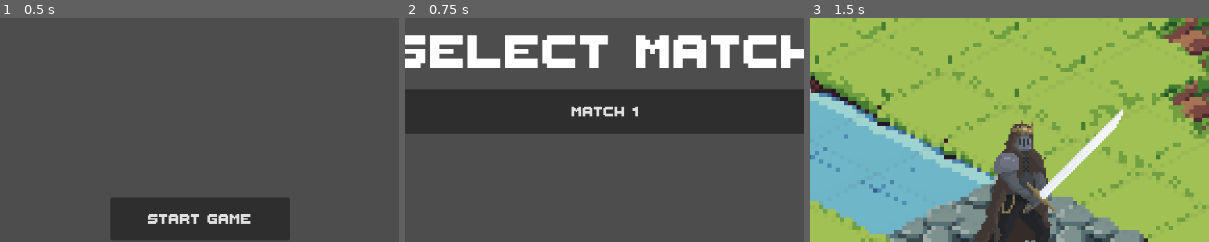
Above: before the commit, frames 1-3 (left to right).
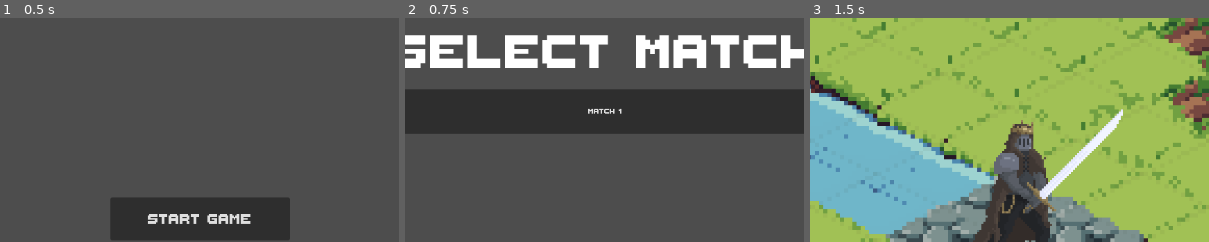
Above: after the commit, the same moments.

Repository: agh-cs-imbeciles/heralds-of-war
Game: Godot game, scene res://scenes/ui/menu/menu.tscn
The game is run twice, just before and just after one commit, with the same random seed, the same clock (stepped at 60 frames per second) and the same inputs.
Inputs:
- Up to frame 1 (0.5 s): no input
- Up to frame 2 (0.75 s): click "START GAME" at 0.5 s
- Up to frame 3 (1.5 s): click "Match 1" at 1.25 s
The pictures show only the part of the screen within x 25-75%, y 0-50%; the shares and areas given below are measured in that part.

Frame 1 is identical in both runs. In frame 2, 0.5% of the frame differs, in the area x 41-59%, y 39-45%; in frame 3, nothing differs.

Commit message:
Add requested changes

Diff:
--- a/scenes/ui/menu/abstract/abstract_scene_list.tscn
+++ /dev/null
@@ -1,12 +0,0 @@
-[gd_scene load_steps=2 format=3 uid="uid://dyjryy18g01n"]
-
-[ext_resource type="Script" uid="uid://cvovphjg3upnt" path="res://src/ui/menu/abstract/abstract_scene_list.gd" id="1_jnpp0"]
-
-[node name="AbstractSceneList" type="Control"]
-layout_mode = 3
-anchors_preset = 15
-anchor_right = 1.0
-anchor_bottom = 1.0
-grow_horizontal = 2
-grow_vertical = 2
-script = ExtResource("1_jnpp0")
--- a/scenes/ui/menu/match_select.tscn
+++ b/scenes/ui/menu/match_select.tscn
@@ -1,8 +1,8 @@
 [gd_scene load_steps=5 format=3 uid="uid://chotpswhlkwwg"]
 
 [ext_resource type="Theme" uid="uid://b0yl85gha4apv" path="res://themes/main_theme.tres" id="1_7w82d"]
-[ext_resource type="Script" uid="uid://c3y3kh2a56us8" path="res://src/ui/menu/label.gd" id="2_7w82d"]
-[ext_resource type="Script" uid="uid://du7535hla0xg6" path="res://src/ui/menu/match_select/match_select_button_vbox.gd" id="3_c1f42"]
+[ext_resource type="Script" uid="uid://c3y3kh2a56us8" path="res://src/ui/label.gd" id="2_7w82d"]
+[ext_resource type="Script" uid="uid://du7535hla0xg6" path="res://src/ui/menu/match_select/scene_list/match_select_button_vbox.gd" id="3_c1f42"]
 [ext_resource type="PackedScene" uid="uid://bp0h3drudi8ii" path="res://scenes/ui/menu/match_select/single_match_entry.tscn" id="4_75vmi"]
 
 [node name="MatchSelect" type="Control"]
--- a/scenes/ui/menu/match_select/single_match_entry.tscn
+++ b/scenes/ui/menu/match_select/single_match_entry.tscn
@@ -1,7 +1,7 @@
 [gd_scene load_steps=4 format=3 uid="uid://bp0h3drudi8ii"]
 
 [ext_resource type="Script" uid="uid://yogqn8a608mf" path="res://src/ui/menu/match_select/single_match_entry.gd" id="1_jmxgq"]
-[ext_resource type="Script" uid="uid://cmj15i03jv6b" path="res://src/ui/button/abstract_change_scene_button.gd" id="2_cw6wu"]
+[ext_resource type="Script" uid="uid://cmj15i03jv6b" path="res://src/ui/button/change_scene_button.gd" id="2_cw6wu"]
 [ext_resource type="Theme" uid="uid://b0yl85gha4apv" path="res://themes/main_theme.tres" id="2_od57r"]
 
 [node name="SingleMatchEntry" type="Control"]
@@ -24,7 +24,6 @@
 grow_vertical = 2
 theme = ExtResource("2_od57r")
 script = ExtResource("2_cw6wu")
-font_height_divider = 2.0
 
 [connection signal="property_list_changed" from="." to="." method="_on_property_list_changed"]
 [connection signal="ready" from="." to="." method="_on_ready"]
--- a/scenes/ui/menu/menu.tscn
+++ b/scenes/ui/menu/menu.tscn
@@ -1,8 +1,8 @@
 [gd_scene load_steps=5 format=3 uid="uid://duqxbwqid80mr"]
 
-[ext_resource type="Script" uid="uid://cmj15i03jv6b" path="res://src/ui/button/abstract_change_scene_button.gd" id="2_q18yf"]
+[ext_resource type="Script" uid="uid://cmj15i03jv6b" path="res://src/ui/button/change_scene_button.gd" id="2_q18yf"]
 [ext_resource type="Theme" uid="uid://b0yl85gha4apv" path="res://themes/main_theme.tres" id="2_r4xos"]
-[ext_resource type="Script" uid="uid://db4yufu5pnw23" path="res://src/ui/button/abstract_exit_button.gd" id="3_ldhvw"]
+[ext_resource type="Script" uid="uid://db4yufu5pnw23" path="res://src/ui/button/exit_button.gd" id="3_ldhvw"]
 [ext_resource type="PackedScene" uid="uid://chotpswhlkwwg" path="res://scenes/ui/menu/match_select.tscn" id="3_r4xos"]
 
 [node name="MainMenu" type="Control"]
--- a/src/ui/button/abstract_exit_button.gd
+++ /dev/null
@@ -1,5 +0,0 @@
-class_name AbstractExitButton extends AbstractResizableFontButton
-
-
-func __exit_game() -> void:
-	UiUtils.exit_game(self)
--- a/src/ui/button/abstract_change_scene_button.gd
+++ b/src/ui/button/change_scene_button.gd
@@ -1,4 +1,4 @@
-class_name AbstractChangeSceneButton extends AbstractResizableFontButton
+class_name ChangeSceneButton extends StandardButton
 
 @export var scene_to_change: PackedScene
 
--- /dev/null
+++ b/src/ui/button/exit_button.gd
@@ -0,0 +1,5 @@
+class_name ExitButton extends StandardButton
+
+
+func __exit_game() -> void:
+	UiUtils.exit_game(self)
--- a/src/ui/button/abstract_resizable_font_button.gd
+++ b/src/ui/button/standard_button.gd
@@ -1,4 +1,4 @@
-class_name AbstractResizableFontButton extends Button
+class_name StandardButton extends Button
 
 @export var font_height_divider: float = 4
 
--- a/src/ui/menu/abstract/abstract_scene_list.gd
+++ b/src/ui/menu/match_select/scene_list/abstract_scene_list.gd
@@ -7,10 +7,10 @@
 
 
 func __get_scenes_paths() -> Array[String]:
-	return DirUtils.get_all_scenes_paths_from_folder(scenes_directory)
+	return Dir.get_all_scenes_paths_from_folder(scenes_directory)
 
 
-func __load_list_elements(matches_paths: Array[String]) -> void:
+func __load_list_elements(scene_paths: Array[String]) -> void:
 	pass
 
 
--- a/src/ui/menu/match_select/match_select_button_vbox.gd
+++ b/src/ui/menu/match_select/scene_list/match_select_button_vbox.gd
@@ -1,4 +1,4 @@
-class_name ScenesList extends AbstractSceneList
+class_name MatchSceneList extends AbstractSceneList
 
 
 func __load_list_elements(matches_paths: Array[String]) -> void:
--- a/src/ui/menu/match_select/single_match_entry.gd
+++ b/src/ui/menu/match_select/single_match_entry.gd
@@ -1,6 +1,6 @@
 class_name SingleMatchEntry extends Control
 
-@onready var __button: AbstractChangeSceneButton = $Button
+@onready var __button: ChangeSceneButton = $Button
 @export var text: String = ""
 @export var scene_to_switch: PackedScene
 
--- a/src/utils/dir_utils.gd
+++ b/src/utils/dir.gd
@@ -1,4 +1,4 @@
-class_name DirUtils extends Node
+class_name Dir extends Node
 
 
 static func get_all_scenes_paths_from_folder(path: String) -> Array[String]:
Renamed: src/ui/button/abstract_change_scene_button.gd.uid -> src/ui/button/change_scene_button.gd.uid
Renamed: src/ui/button/abstract_exit_button.gd.uid -> src/ui/button/exit_button.gd.uid
Renamed: src/ui/button/abstract_resizable_font_button.gd.uid -> src/ui/button/standard_button.gd.uid
Renamed: src/ui/menu/label.gd -> src/ui/label.gd
Renamed: src/ui/menu/label.gd.uid -> src/ui/label.gd.uid
Renamed: src/ui/menu/abstract/abstract_scene_list.gd.uid -> src/ui/menu/match_select/scene_list/abstract_scene_list.gd.uid
Renamed: src/ui/menu/match_select/match_select_button_vbox.gd.uid -> src/ui/menu/match_select/scene_list/match_select_button_vbox.gd.uid
Renamed: src/utils/dir_utils.gd.uid -> src/utils/dir.gd.uid
